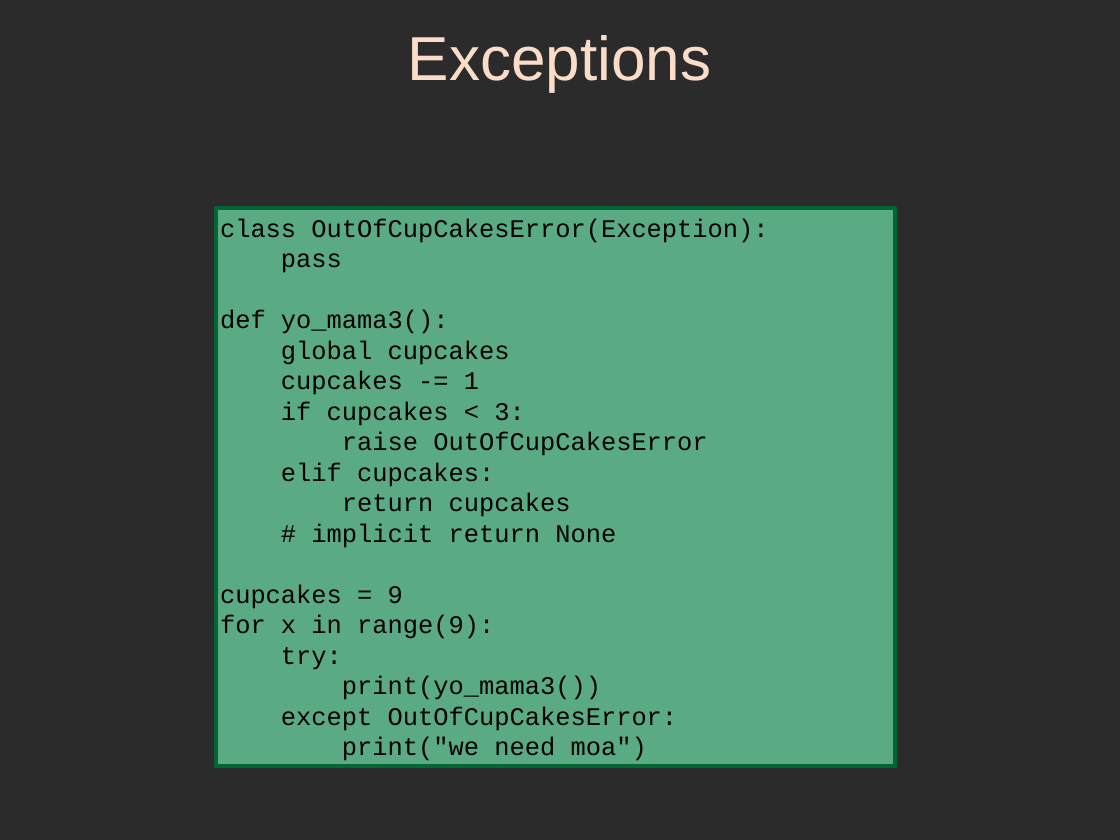
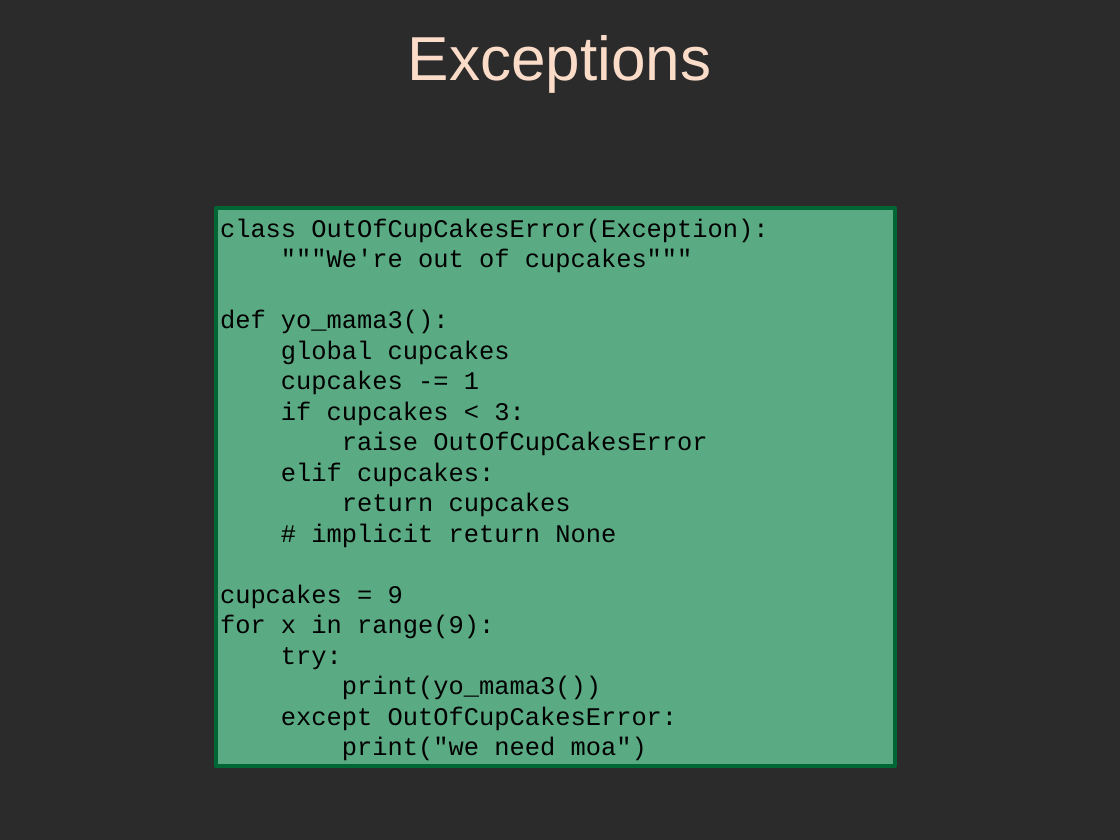
Before and after one commit to sphaero/workshops, a slide deck: slide 57 of PythonFu/presentation.odp. Drawn at 1120x840 pixels with LibreOffice and Linux fonts; fonts in the diff are those of the drawing; background and template pictures are left out; a plain dark background stands for a picture behind light text. Boxes give left, top, right and bottom in pixels: in the first picture for what was removed or moved away, otherwise in the second. Text is boxed around its words. In the diff, an @@ line names an element or a change of style, - is before the commit and + after.

Commit message:
exceptions syntax

```diff
--- a/PythonFu/presentation.odp
+++ b/PythonFu/presentation.odp
@@ text in rectangle at [281, 249, 693, 273]: text changed @@
-pass
+"""We're out of cupcakes"""
```
Also in this commit, not shown: 2 slides added.
